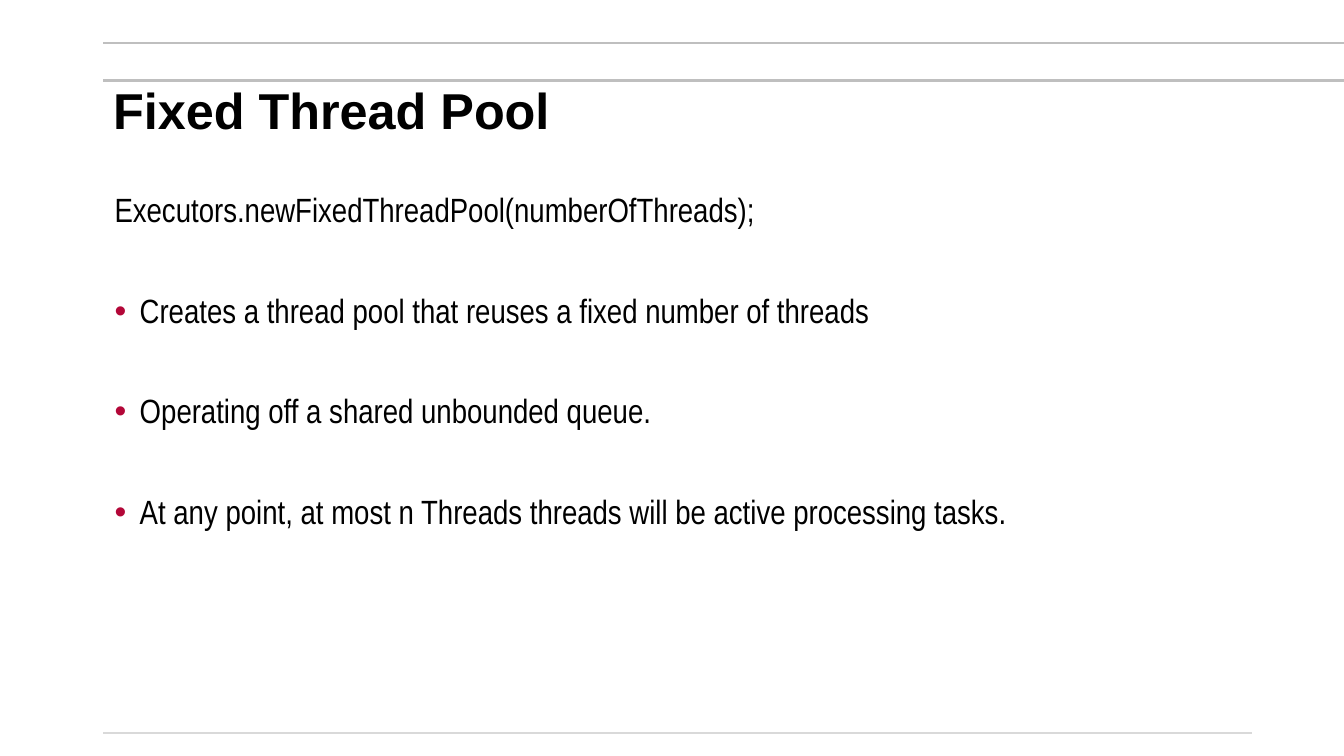
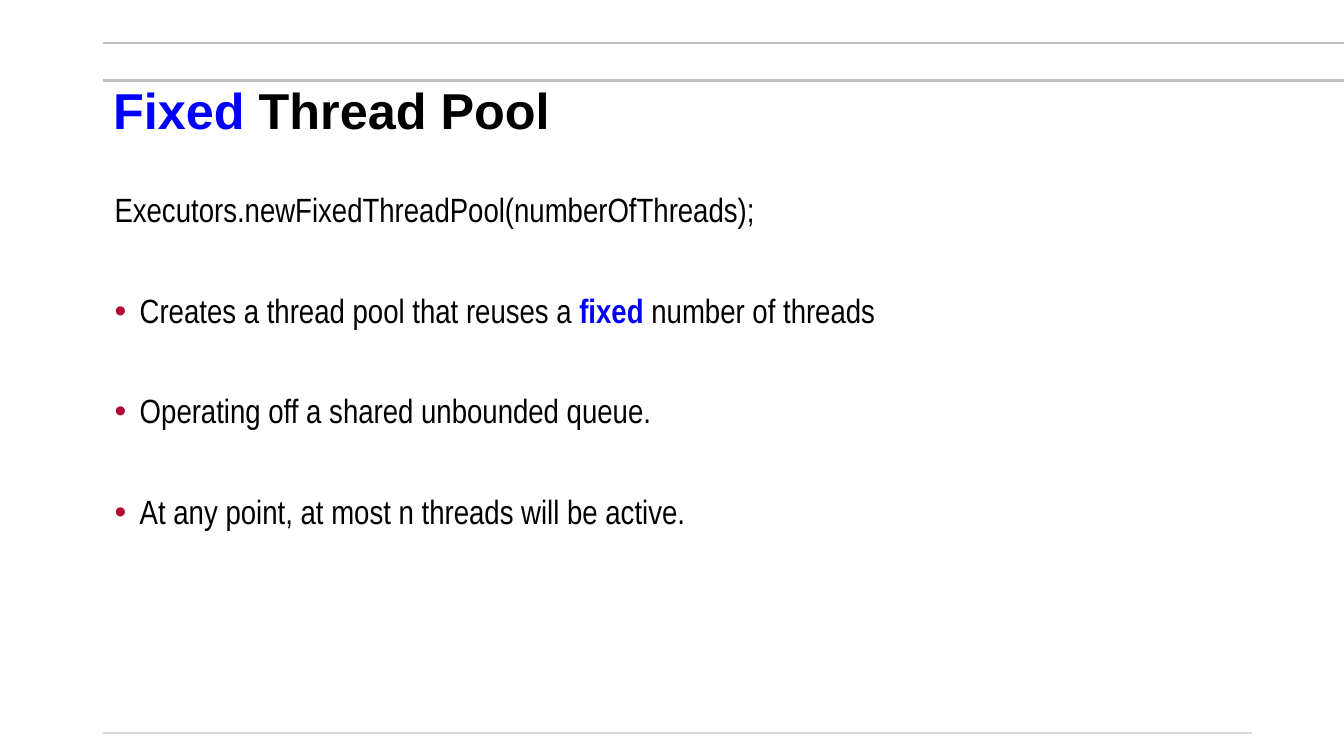
Before and after one commit to mikegrace2/CSEN160-Fall2026-Course-Website, a slide deck: slide 20 of lectures/Week07_Miscellaneuos/1_Threads_ExecutorService_V4.pptx. Drawn at 1344x756 pixels with LibreOffice and Linux fonts; fonts in the diff are those of the drawing; background and template pictures are left out. Boxes give left, top, right and bottom in pixels: in the first picture for what was removed or moved away, otherwise in the second. Text is boxed around its words. In the diff, an @@ line names an element or a change of style, - is before the commit and + after.

```diff
--- a/lectures/Week07_Miscellaneuos/1_Threads_ExecutorService_V4.pptx
+++ b/lectures/Week07_Miscellaneuos/1_Threads_ExecutorService_V4.pptx
@@ text "Fixed Thread Pool" at [113, 92, 550, 130]: text colour #000000 to #0000FF in "Fixed" @@
@@ text at [140, 298, 875, 329]: text colour #000000 to #0000FF, bold on in "fixed" @@
@@ text at [140, 499, 685, 531]: text changed @@
-• At any point, at most n Threads threads will be active processing tasks.
+• At any point, at most n threads will be active.
```
Also in this commit, not shown: 5 other slides changed.
